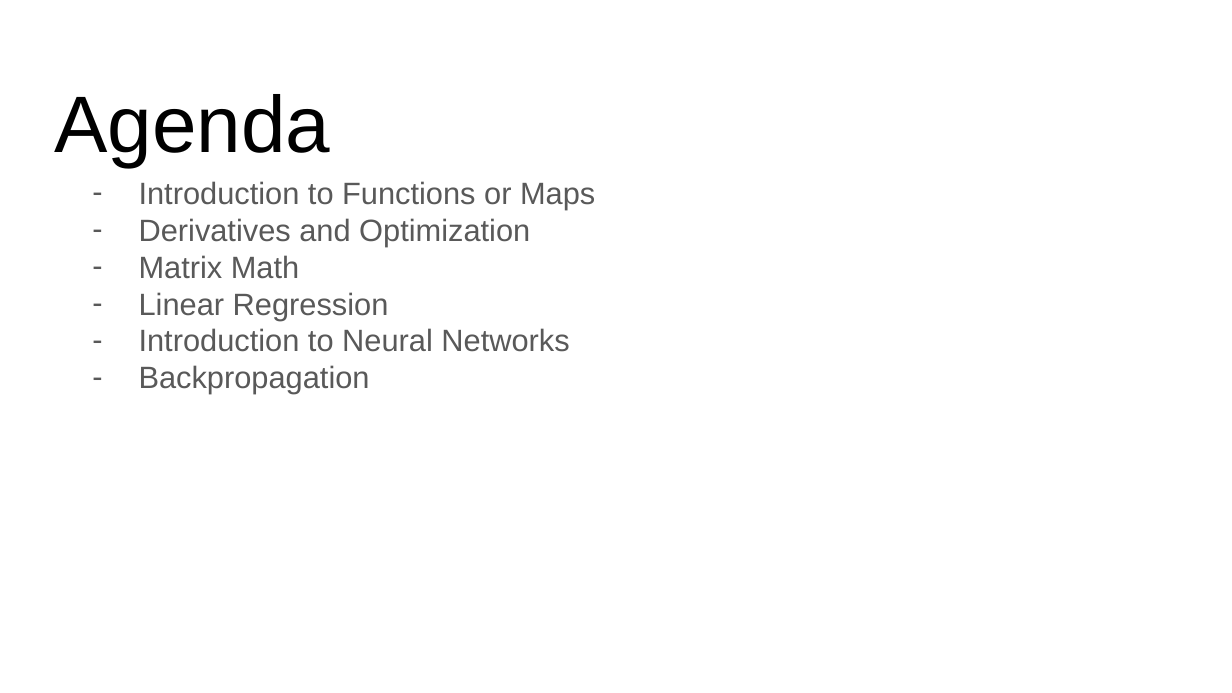
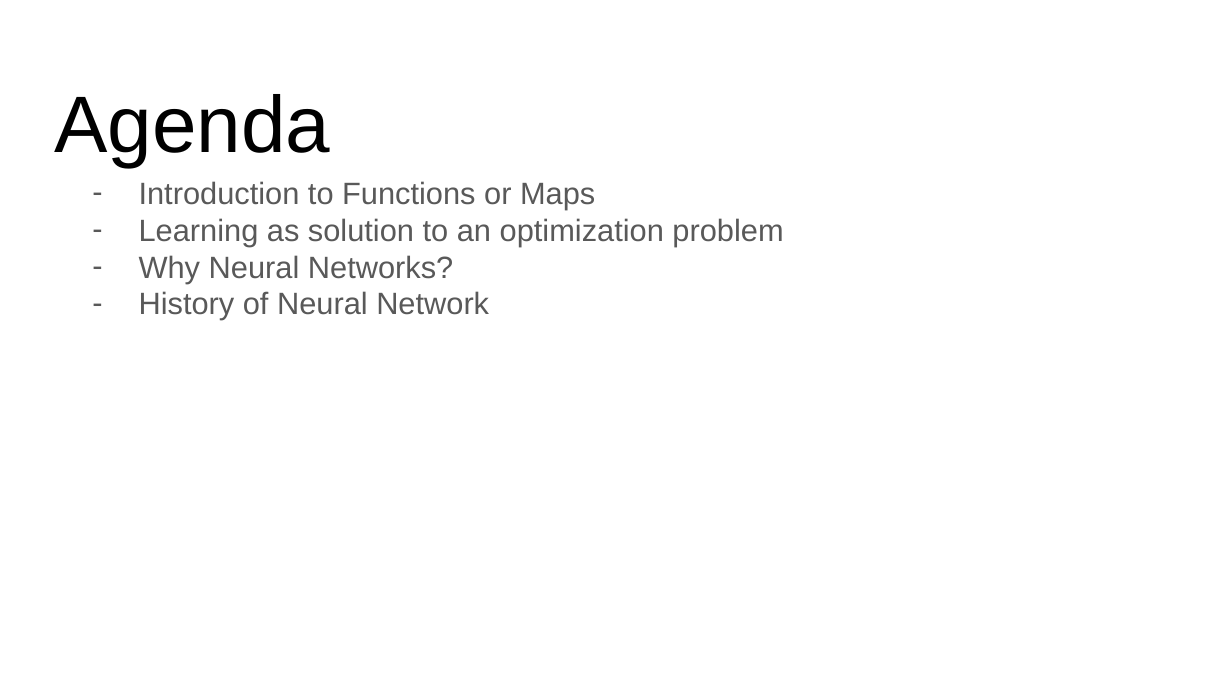
Before and after one commit to ankur6ue/deep-learning-course, a slide deck: slide 2 of Module 1/class_1.1/deep_learning_course_class_1.1.pptx. Drawn at 1232x693 pixels with LibreOffice and Linux fonts; fonts in the diff are those of the drawing. Boxes give left, top, right and bottom in pixels: in the first picture for what was removed or moved away, otherwise in the second. Text is boxed around its words. In the diff, an @@ line names an element or a change of style, - is before the commit and + after.

```diff
--- a/Module 1/class_1.1/deep_learning_course_class_1.1.pptx
+++ b/Module 1/class_1.1/deep_learning_course_class_1.1.pptx
@@ text at [139, 218, 783, 320]: text changed @@
-– Derivatives and Optimization
-– Matrix Math
-– Linear Regression
-– Introduction to Neural Networks
-– Backpropagation
+– Learning as solution to an optimization problem
+– Why Neural Networks?
+– History of Neural Network
```
Also in this commit, not shown: 7 other files.
